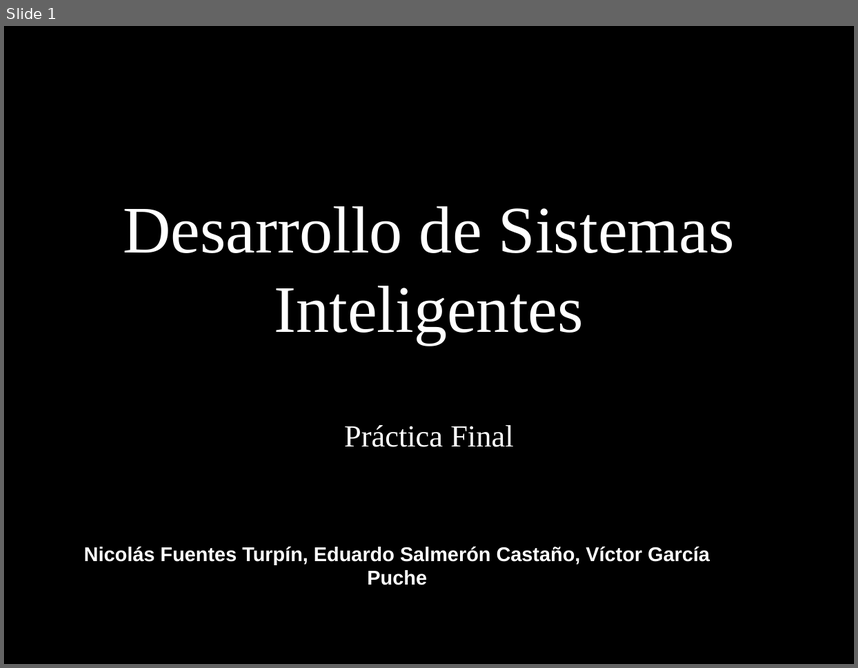
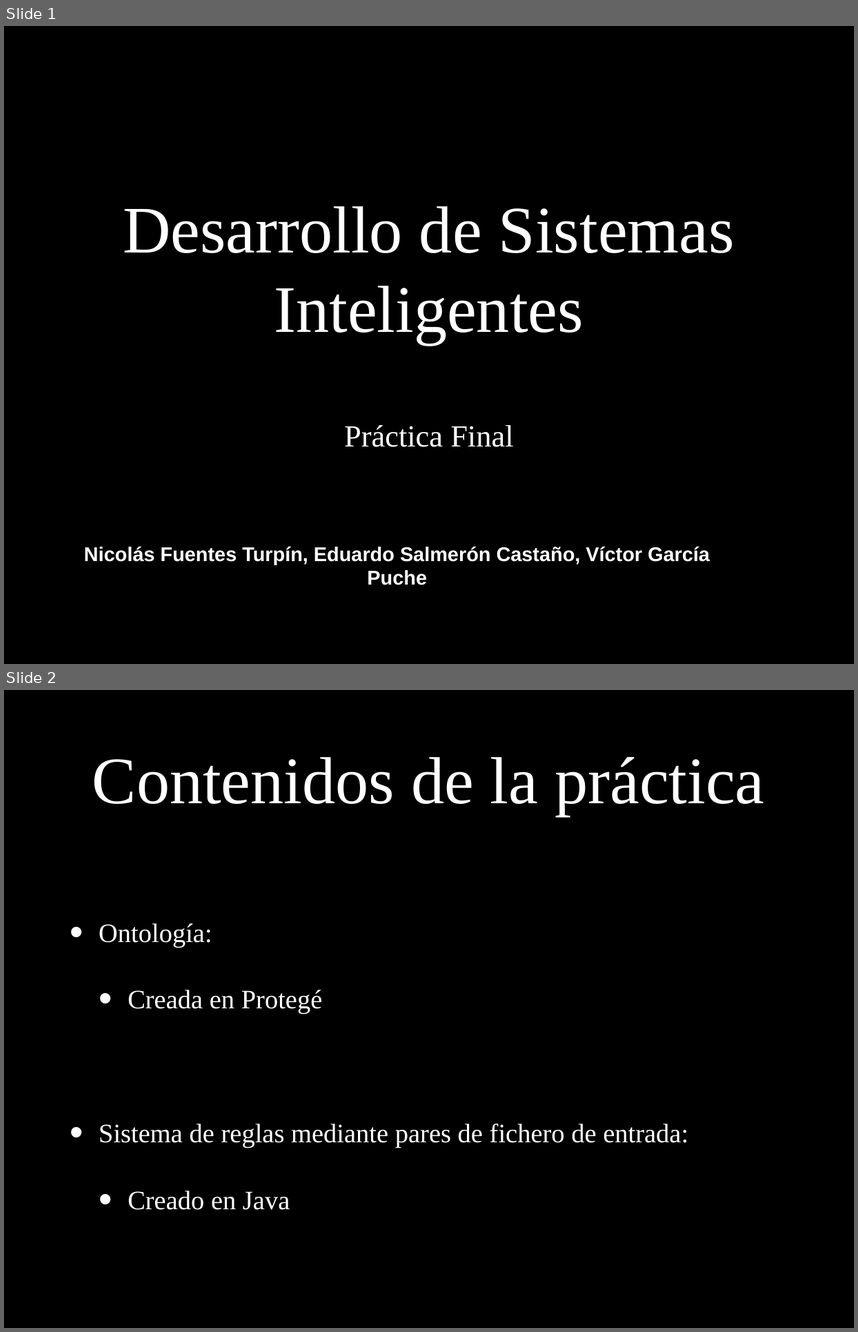
Before and after one commit to edusalcas/DSINT_Repo, a slide deck: Presentación DSINT.pptx. Shown one above the other, each under a label of ours: slide 1 before the commit, slides 1 and 2 after it. The pictures are 858x668 and 858x1332 pixels, drawn with LibreOffice and Linux fonts; fonts in the diff are those of the drawing. Boxes give left, top, right and bottom in pixels: in the first picture for what was removed or moved away, otherwise in the second. Text is boxed around its words. In the diff, an @@ line names an element or a change of style, - is before the commit and + after.

```diff
--- a/Presentación DSINT.pptx
+++ b/Presentación DSINT.pptx
@@ slide 2 added at (x1=4, y1=690, x2=854, y2=1328), background #000000 @@
@@ title added at (x1=92, y1=757, x2=764, y2=816), 80 pt, text #FFFFFF @@
+Contenidos de la práctica
@@ text added at (x1=99, y1=923, x2=688, y2=1210), 32 pt, text #FFFFFF @@
+• Ontología:
+  • Creada en Protegé
+• Sistema de reglas mediante pares de fichero de entrada:
+  • Creado en Java
```
Also in this commit, not shown: 1 other slide added, 1 other file.
